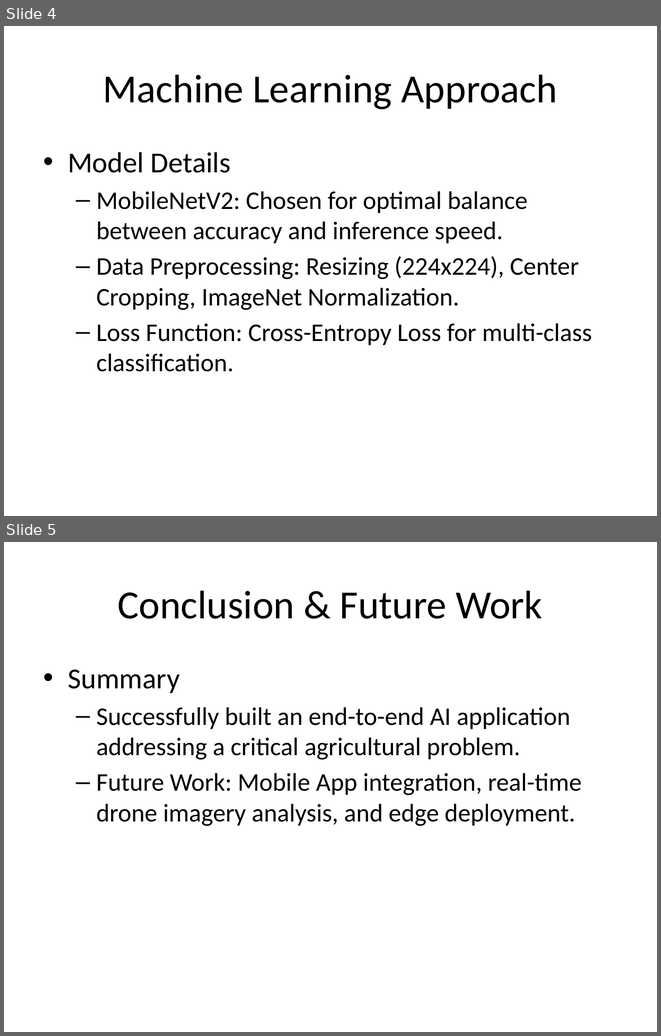
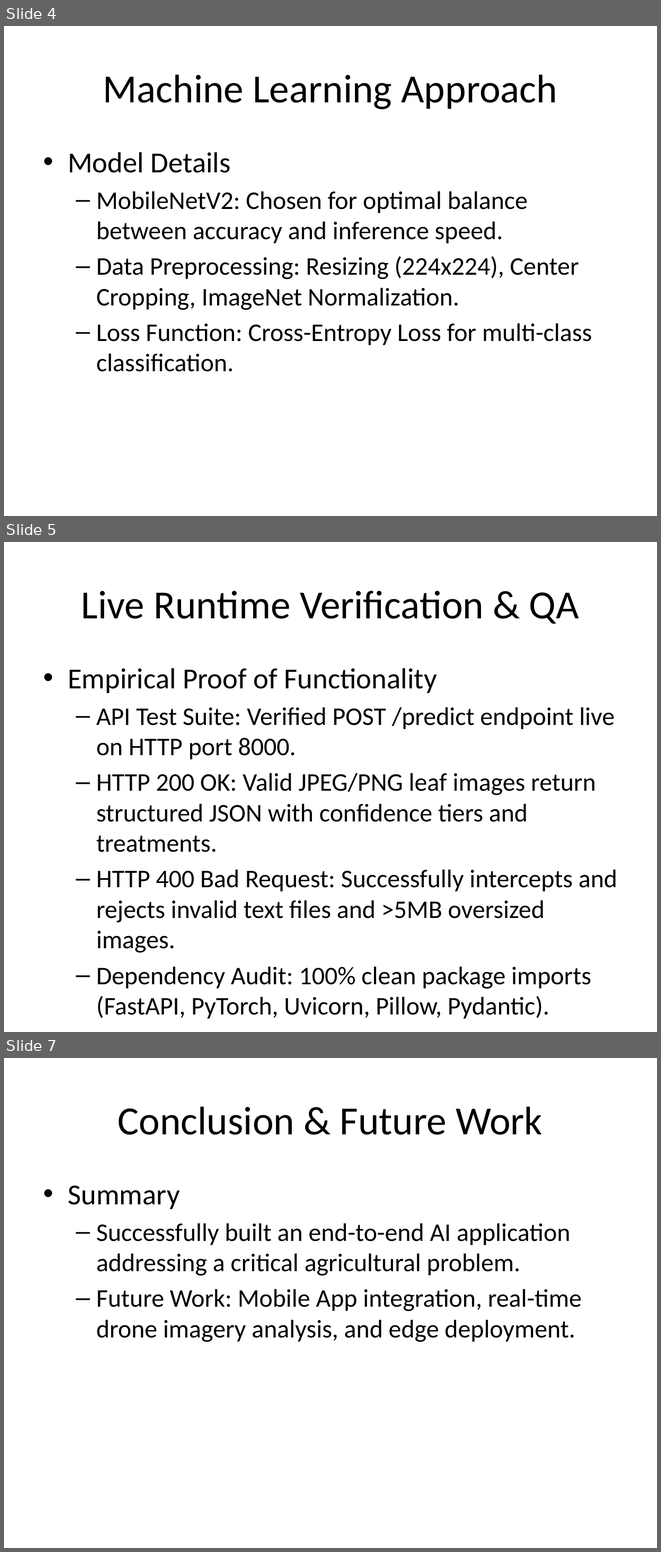
Before and after one commit to Rudraxtyagii/CropCare-AI, a slide deck: Presentation.pptx. Shown one above the other, each under a label of ours: slides 4 and 5 before the commit, slides 4, 5 and 7 after it; the slides between them are not shown. The pictures are 661x1036 and 661x1552 pixels, drawn with LibreOffice and Linux fonts; fonts in the diff are those of the drawing. Boxes give left, top, right and bottom in pixels: in the first picture for what was removed or moved away, otherwise in the second. Text is boxed around its words. In the diff, an @@ line names an element or a change of style, - is before the commit and + after.

```diff
--- a/Presentation.pptx
+++ b/Presentation.pptx
@@ slide 5 added at bbox=[4, 542, 657, 1032], background #FFFFFF @@
@@ title added at bbox=[81, 591, 579, 624], 44 pt, text #000000 @@
+Live Runtime Verification & QA
@@ text added at bbox=[68, 668, 617, 989], 28 pt, text #000000 @@
+• Empirical Proof of Functionality
+  – API Test Suite: Verified POST /predict endpoint live on HTTP port 8000.
+  – HTTP 200 OK: Valid JPEG/PNG leaf images return structured JSON with confidence tiers and treatments.
+  – HTTP 400 Bad Request: Successfully intercepts and rejects invalid text files and >5MB oversized images.
+  – Dependency Audit: 100% clean package imports (FastAPI, PyTorch, Uvicorn, Pillow, Pydantic).
@@ what was slide 5 is now slide 7 @@
```
Also in this commit, not shown: 1 other slide added, 4 other files.
